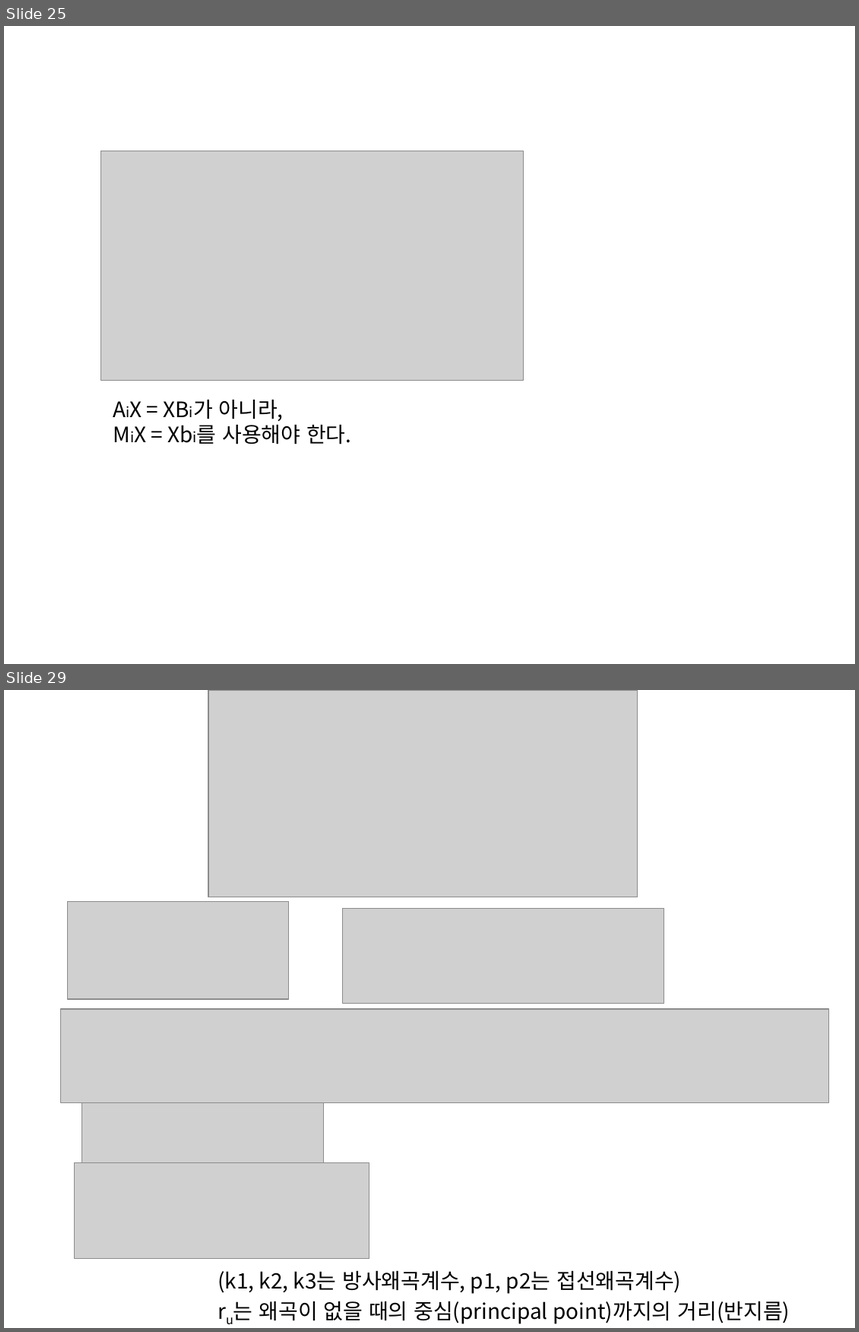
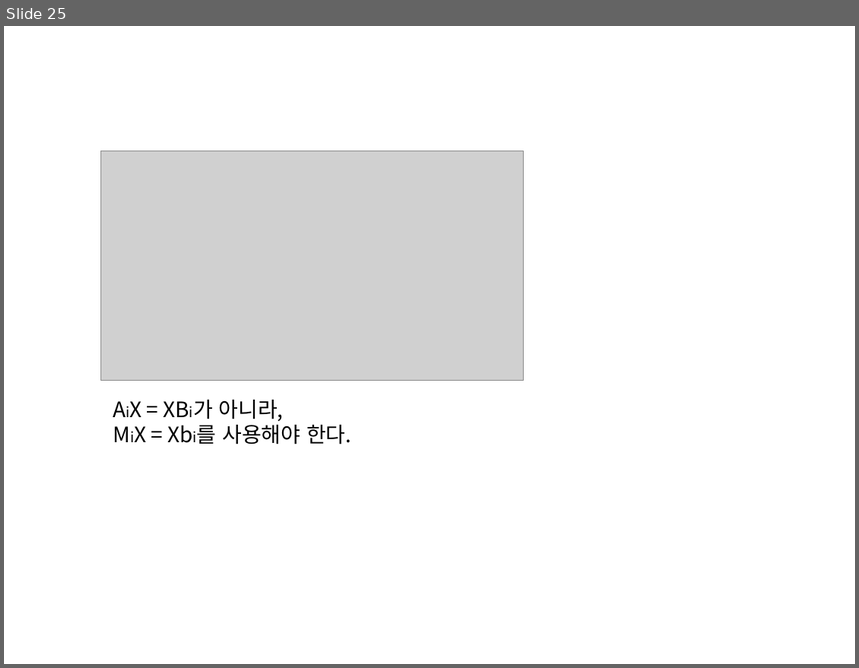
Before and after one commit to ssh6189/2020.11.20, a slide deck: 2020년 11월 20일 발표.pptx. Shown one above the other, each under a label of ours: slides 25 and 29 before the commit, slide 25 after it; the slides between them are not shown. The pictures are 859x1332 and 859x668 pixels, drawn with LibreOffice and Linux fonts; fonts in the diff are those of the drawing; grey boxes stand for pictures. Boxes give left, top, right and bottom in pixels: in the first picture for what was removed or moved away, otherwise in the second. Text is boxed around its words. In the diff, an @@ line names an element or a change of style, - is before the commit and + after.

```diff
--- a/2020년 11월 20일 발표.pptx
+++ b/2020년 11월 20일 발표.pptx
@@ slide 29 removed at <box>4,690,855,1328</box>, background #FFFFFF @@
@@ picture removed at <box>208,690,637,897</box> @@
@@ picture removed at <box>68,902,289,999</box> @@
@@ picture removed at <box>343,909,664,1004</box> @@
@@ picture removed at <box>61,1009,829,1103</box> @@
@@ picture removed at <box>82,1103,323,1166</box> @@
@@ picture removed at <box>75,1163,369,1258</box> @@
@@ text removed at <box>218,1271,681,1294</box> @@
-(k1, k2, k3는 방사왜곡계수, p1, p2는 접선왜곡계수)
@@ text removed at <box>259,1302,790,1325</box> @@
-ru는 왜곡이 없을 때의 중심(principal point)까지의 거리(반지름)
```
Also in this commit, not shown: 1 slide changed, 3 other slides removed.
